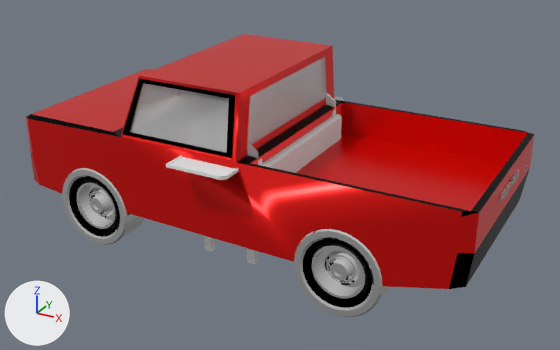
The OBJ model Assets/Blender/Pickup.obj as it was, and as the next commit left it.
Both versions are drawn from a 50 mm lens placed at (8.57, -15.05, 9.11), pointed at (0.32, -0.06, 1.61). The axes (+X, +Y, +Z) are drawn at lower left. The lights are the same throughout. The first picture is the older version. Where no turn or scale is listed for an object, it has been applied to the vertices.

Names of what the first picture shows: 'Barbecue', 'Plane', 'Wheels', 'Wheels.001' and 1 more.
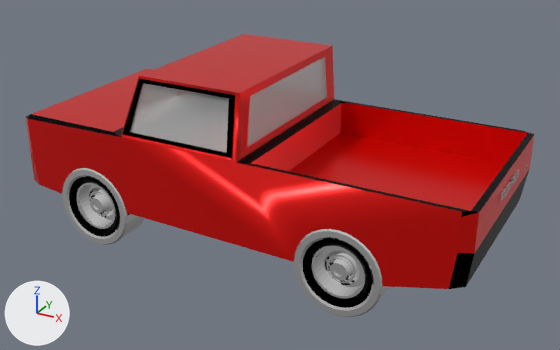
Commit message: Updated pickup

Boxes (x1, y1, x2, y2) around the edits, measured in the pictures (560 x 350 px):
```json
{"object": "Barbecue", "change": "deleted", "before": [166, 93, 343, 264], "faces in mat_base_001 (white #e7e7e7)": [247, 93, 342, 173], "faces in mat_material (white #e7e7e7)": [166, 96, 343, 264]}
```

The change, as JSON lines over the scene's bpy script:
```json
{"op": "remove", "block": "ob_barbecue", "code": ["ob_barbecue = bpy.data.objects.new('Barbecue', me_barbecue)", "ob_barbecue.location = (0.0, 0.0, 0.0)"]}
```
